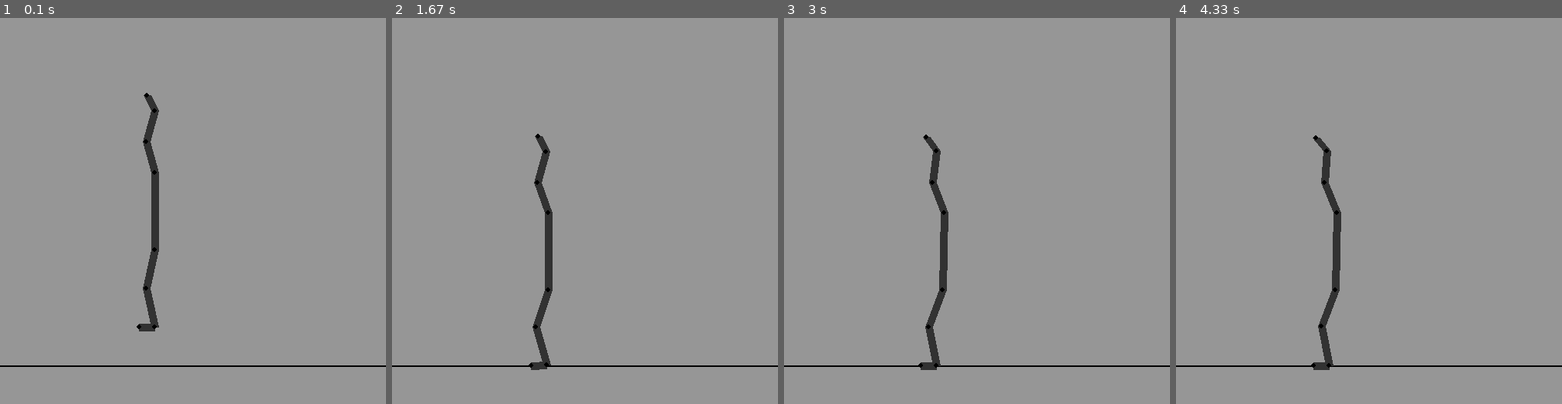
Above: before the commit, frames 1-4 (left to right).
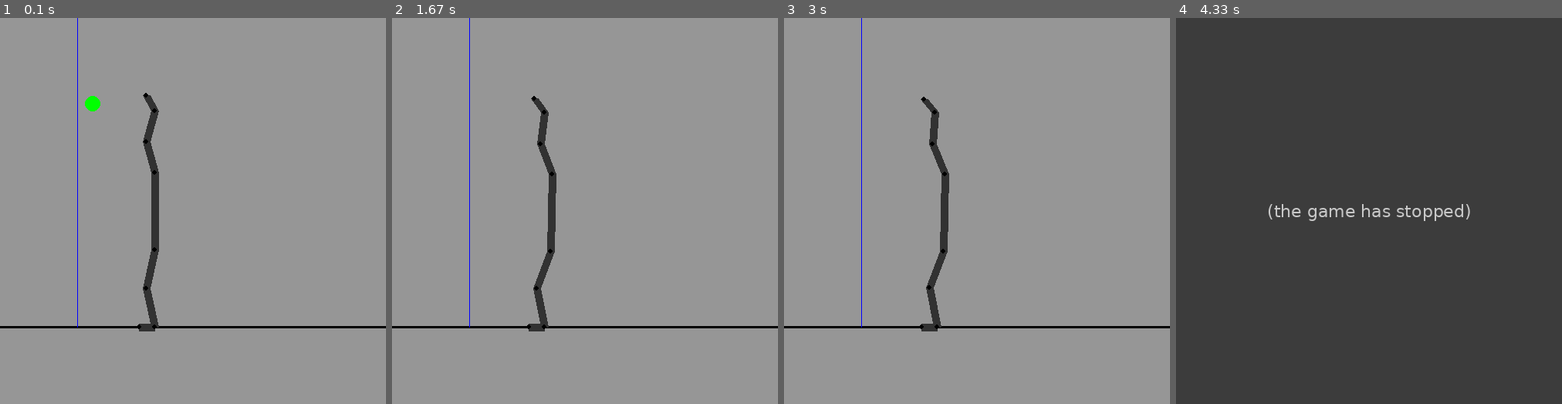
Above: after the commit, the same moments.

Repository: EmixD/Volley_pygame
Game: pygame game, started from main_minimal.py
Same seed, same stepped clock (60 frames per second), same inputs: the game is played once before the commit and once after it.
Inputs:
- Up to frame 1 (0.1 s): no input
- Up to frame 2 (1.67 s): no input
- Up to frame 3 (3 s): no input
- Up to frame 4 (4.33 s): no input

The runs differ from the first frame. In frame 1, 1.3% of the frame differs, in the area x 0-100%, y 0-91%; in frame 2, 2.8%; in frame 3, 2.7%; in frame 4, 99%, in the area x 0-100%, y 0-100%.
After the commit the program exited at 4 s; later frames show no game.

Commit message:
Add ball

Diff:
--- a/fplayer.py
+++ b/fplayer.py
@@ -1,9 +1,11 @@
 import numpy as np
 from typing import List
+import pygame
 
 import fplayer_pt as fppt
 import fplayer_ln as fpln
 import fplayer_ms as fpms
+import fplayer_bl as ball
 import fworldconfig as fwc
 # import fworldconfig as fwc
 # import fcommon as fcom
@@ -42,8 +44,11 @@
             pt.draw(screen)
         for ms in fpms.mussle.mss:
             ms.draw(screen)
+        ball.draw(screen)
 
     def move(self, dt):  # time is in game time
+        if(ball.pt[1]>=fwc.ground-ball.rad):
+            return
         for pt in fppt.point.pts:
             dr = (pt.pt-pt.pt0)*fwc.airfriction
             pt.pt0 = pt.pt
@@ -57,9 +62,35 @@
             fppt.point.pts[ms.id_pt0].pt = fppt.point.pts[ms.id_pt0].pt+vect*fract
             fppt.point.pts[ms.id_pt1].pt = fppt.point.pts[ms.id_pt1].pt-vect*fract
 
+        balldr = ball.pt-ball.pt0
+        ball.pt0 = ball.pt
+        ball.pt = np.array(ball.pt0)+balldr
+        ball.pt[1] = ball.pt[1]+fwc.gravity*dt**2
+
+        for ln in fpln.line.lns:  # ball collision
+            line_norm = ln.get_current_length()
+            line_normalized = ln.get_current_vector()/line_norm
+            line_pt0 = fppt.point.pts[ln.id_pt0].pt
+            line_pt0_to_ball = ball.pt-line_pt0
+            projlen = np.dot(line_pt0_to_ball, line_normalized)
+
+            if(projlen < 0):
+                projlen = 0
+            if(projlen > line_norm):
+                projlen = line_norm
+
+            pt_closest_on_line = line_pt0+line_normalized*projlen
+
+            dist = np.linalg.norm(ball.pt-pt_closest_on_line)
+            if(dist < ball.rad): #TODO: fix multiple collisions
+                lineperpvectnorm = (ball.pt-pt_closest_on_line)/dist
+                shift = lineperpvectnorm*(ball.rad-dist)
+                ball.pt = ball.pt+shift
+                ball.pt0 = ball.pt0-2*np.dot(balldr, lineperpvectnorm)+shift
+
         for pt in fppt.point.pts:
-            if(pt.pt[1] > 450):  # ground hit
-                pt.pt[1] = 450
+            if(pt.pt[1] > fwc.ground):  # ground hit
+                pt.pt[1] = fwc.ground
 
         for ln in fpln.line.lns:
             dist = ln.get_current_length()
@@ -69,4 +100,4 @@
             fppt.point.pts[ln.id_pt1].pt = fppt.point.pts[ln.id_pt1].pt-vect*fract
 
     def get_current_score(self):
-        return 450-fppt.point.pts[7].pt[1]
+        return fwc.ground-fppt.point.pts[7].pt[1]
--- /dev/null
+++ b/fplayer_bl.py
@@ -0,0 +1,12 @@
+import pygame
+import numpy as np
+import fworldconfig as fwc
+
+pt = np.array([100, 100]).astype(float)  # current coordinate
+pt0 = np.array([98, 99]).astype(float)  # previous coordinate
+rad = 10
+
+
+def draw(screen):
+    pygame.draw.circle(screen, [0, 255, 0],
+                       (pt*fwc.scale).astype(int), int(rad*fwc.scale))
--- a/fworldconfig.py
+++ b/fworldconfig.py
@@ -1,3 +1,5 @@
 scale=1.0 #graphics scale
 gravity=2.0#gravity
 airfriction=1-0.05
+ground=400
+netposx=100
--- a/main_minimal.py
+++ b/main_minimal.py
@@ -9,14 +9,21 @@
 
 player1 = fp.player()
 
+# screen.fill((150, 150, 150))
+# player1.draw(screen)
+# pygame.display.flip()
+# time.sleep(5)
+
 # tic = time.time()
-for _ in range(1000):
+for _ in range(400):
     player1.move(0.1)
     screen.fill((150, 150, 150))
-    pygame.draw.line(screen, (0, 0, 0),(int(0*fwc.scale),int(450*fwc.scale)),(int(500*fwc.scale),int(450*fwc.scale)),int(2*fwc.scale))
+    pygame.draw.line(screen, (0, 0, 0),(int(0*fwc.scale),int(fwc.ground*fwc.scale)),(int(500*fwc.scale),int(fwc.ground*fwc.scale)),int(3*fwc.scale))
+    pygame.draw.line(screen, (0, 0, 255),(int(fwc.netposx*fwc.scale),int(fwc.ground*fwc.scale)),(int(fwc.netposx*fwc.scale),int(0*fwc.scale)),int(1*fwc.scale))
     player1.draw(screen)
     pygame.display.flip()
     time.sleep(0.01)
+
 # tac = time.time()
 # print('Operation took {} ms'.format((tac - tic) * 1e3))
 
--- a/main_simulate_one.py
+++ b/main_simulate_one.py
@@ -1,8 +1,6 @@
 import time
 import fplayers as fps
-import fworldconfig as fwc
 
-nsins=1000000000
 
 in_game_dt=0.1
 in_game_tmax=100
